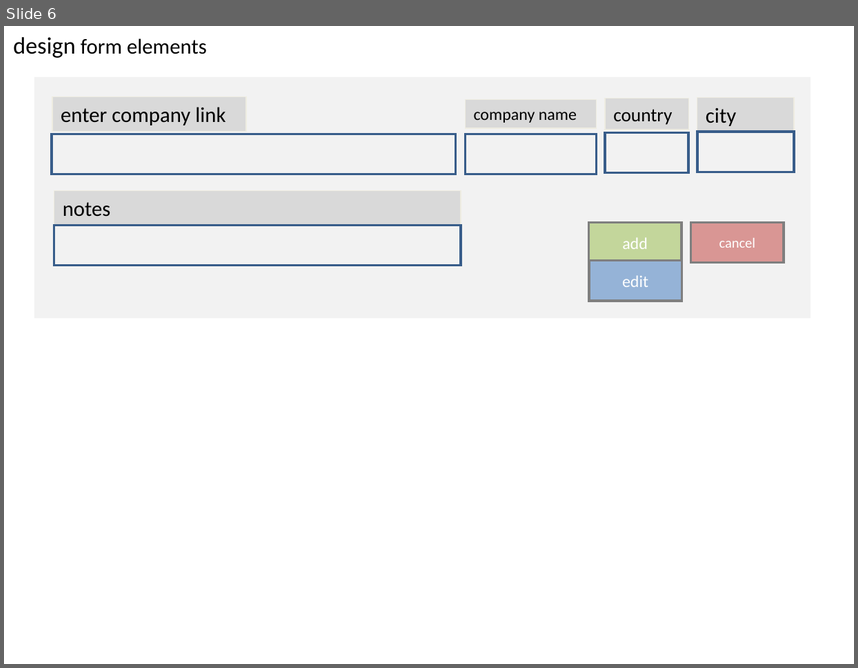
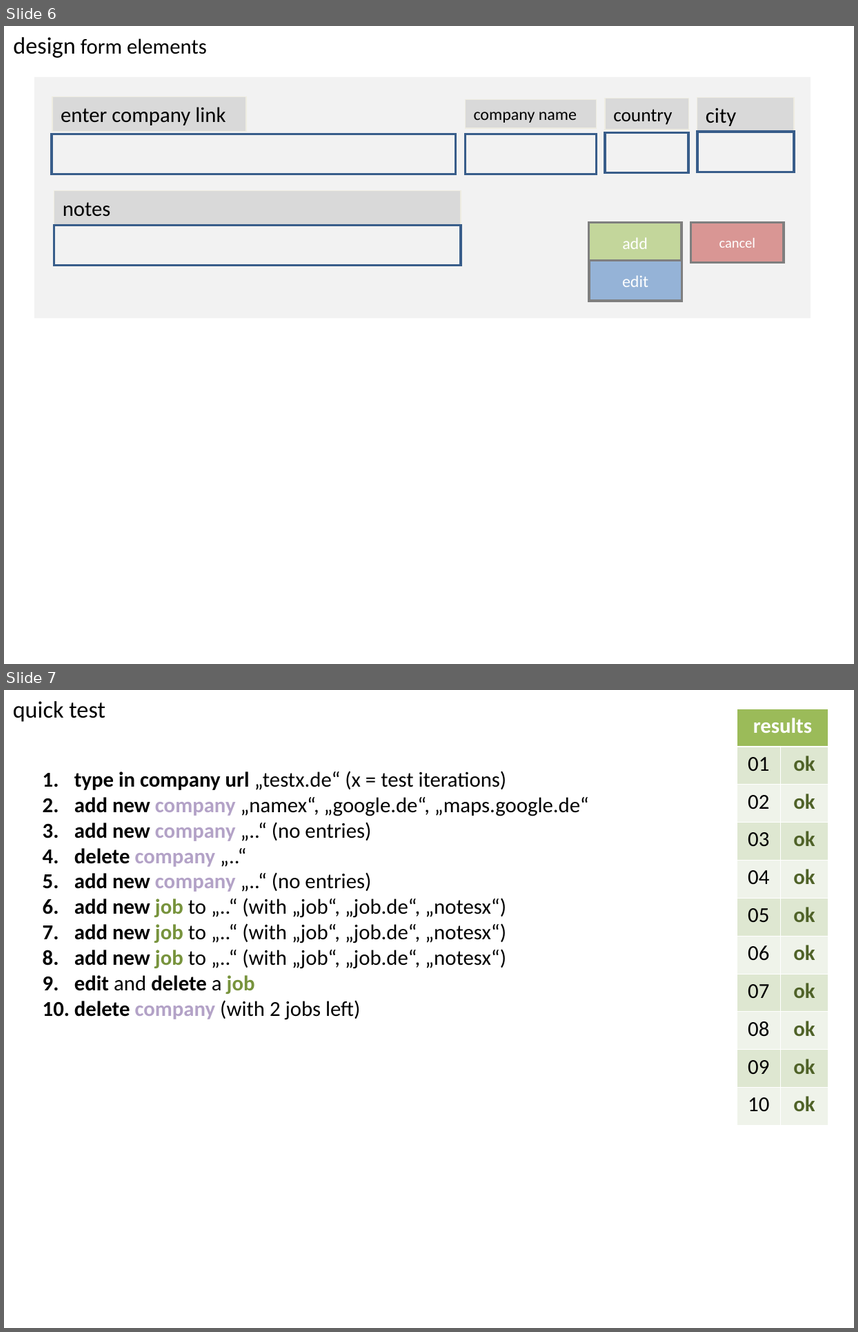
Before and after one commit to githubnorm/privat, a slide deck: docs/p1.ppt. Shown one above the other, each under a label of ours: slide 6 before the commit, slides 6 and 7 after it. The pictures are 858x668 and 858x1332 pixels, drawn with LibreOffice and Linux fonts; fonts in the diff are those of the drawing. Boxes give left, top, right and bottom in pixels: in the first picture for what was removed or moved away, otherwise in the second. Text is boxed around its words. In the diff, an @@ line names an element or a change of style, - is before the commit and + after.

```diff
--- a/docs/p1.ppt
+++ b/docs/p1.ppt
@@ slide 7 added at [4,690,854,1328], background #FFFFFF @@
@@ text added at [13,701,105,722], 20 pt, text #000000 @@
+quick test
@@ table added at [737,709,828,1125], 11 rows, 2 columns @@
+results | 
+01 | ok
+02 | ok
+03 | ok
+04 | ok
+05 | ok
+06 | ok
+07 | ok
+08 | ok
+09 | ok
+10 | ok
@@ text added at [74,771,589,1020], 18 pt, text #000000 @@
+1. type in company url „testx.de“ (x = test iterations)
+2. add new company „namex“, „google.de“, „maps.google.de“
+3. add new company „..“ (no entries)
+4. delete company „..“
+5. add new company „..“ (no entries)
+6. add new job to „..“ (with „job“, „job.de“, „notesx“)
+7. add new job to „..“ (with „job“, „job.de“, „notesx“)
+8. add new job to „..“ (with „job“, „job.de“, „notesx“)
+9. edit and delete a job
+10. delete company (with 2 jobs left)
```
Also in this commit, not shown: 2 slides changed, 2 other slides added, 1 slide removed, 14 other files.
